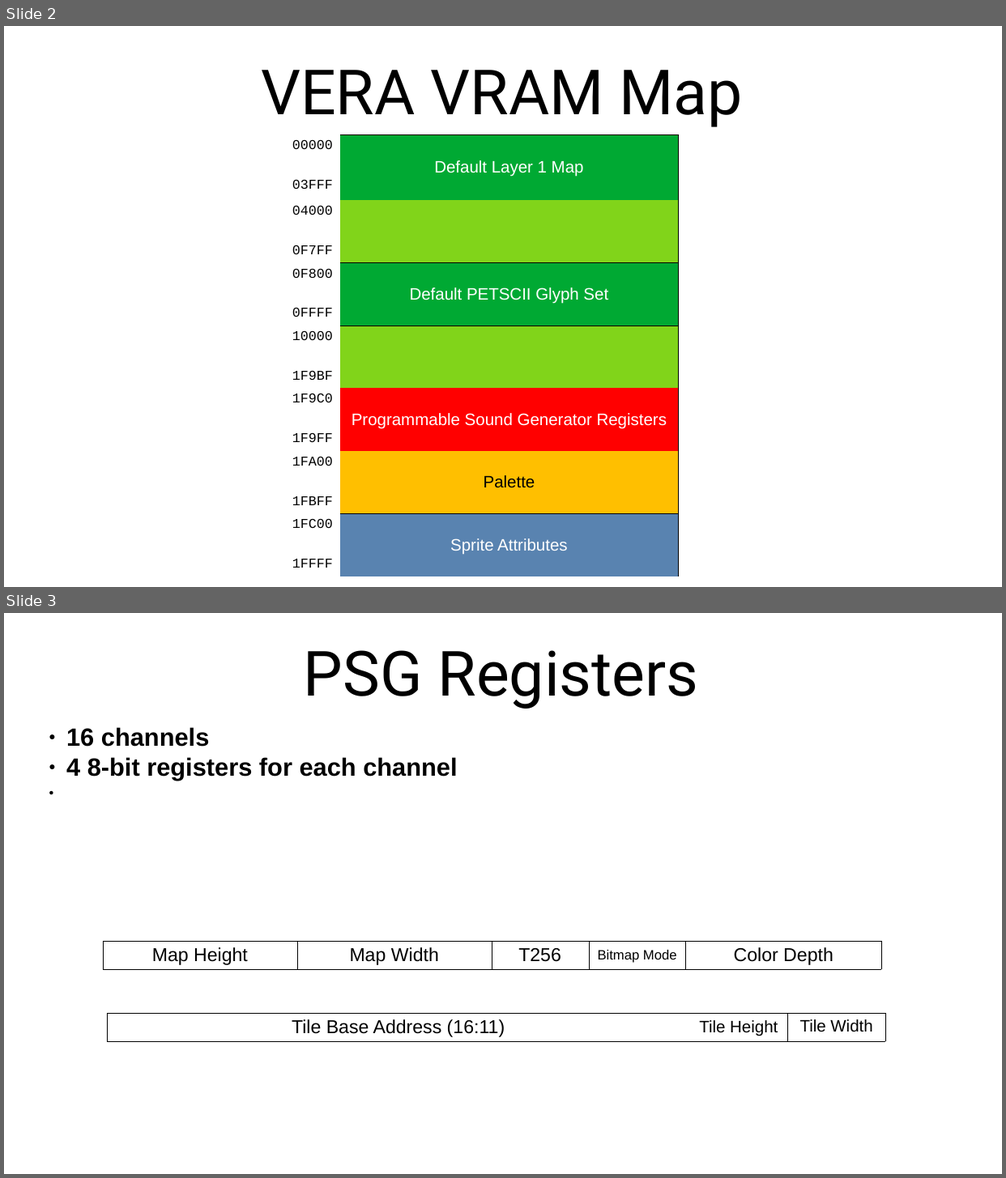
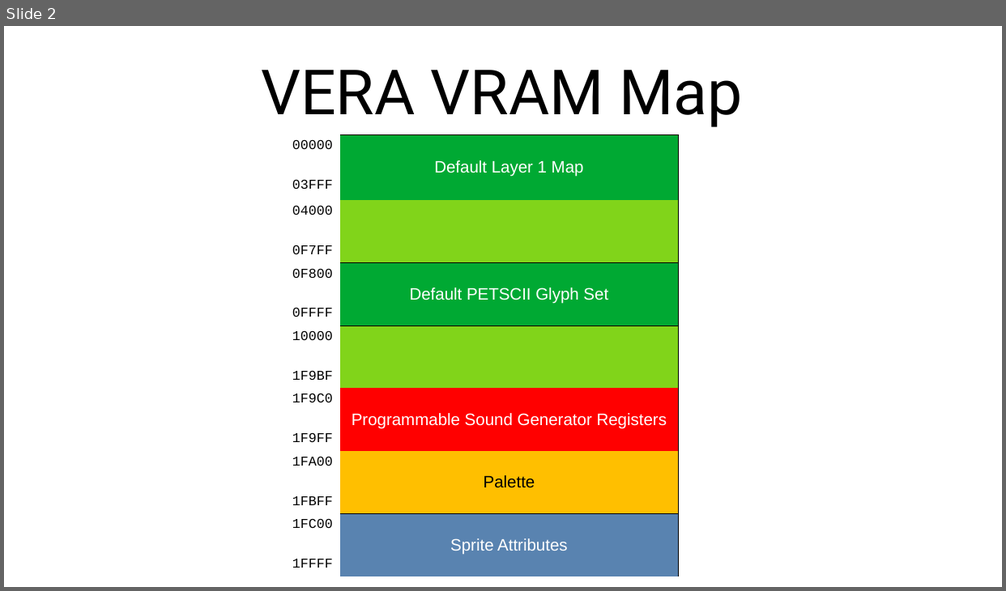
Before and after one commit to SlithyMatt/x16-assembly-tutorial, a slide deck: Lesson13/Lesson13.odp. Shown one above the other, each under a label of ours: slides 2 and 3 before the commit, slide 2 after it. The pictures are 1006x1178 and 1006x591 pixels, drawn with LibreOffice and Linux fonts; fonts in the diff are those of the drawing. Boxes give left, top, right and bottom in pixels: in the first picture for what was removed or moved away, otherwise in the second. Text is boxed around its words. In the diff, an @@ line names an element or a change of style, - is before the commit and + after.

```diff
--- a/Lesson13/Lesson13.odp
+++ b/Lesson13/Lesson13.odp
@@ slide 3 removed at [4, 613, 1002, 1174], background #FFFFFF @@
@@ title removed at [304, 650, 699, 709] @@
-PSG Registers
@@ text removed at [66, 727, 457, 781] @@
-● 16 channels
-● 4 8-bit registers for each channel
@@ table removed at [103, 941, 882, 969], 1 rows, 5 columns @@
-Map Height | Map Width | T256 | Bitmap Mode | Color Depth
@@ table removed at [107, 1013, 886, 1042], 1 rows, 3 columns @@
-Tile Base Address (16:11) | Tile Height | Tile Width
```
Also in this commit, not shown: 1 slide changed, 3 slides added.
